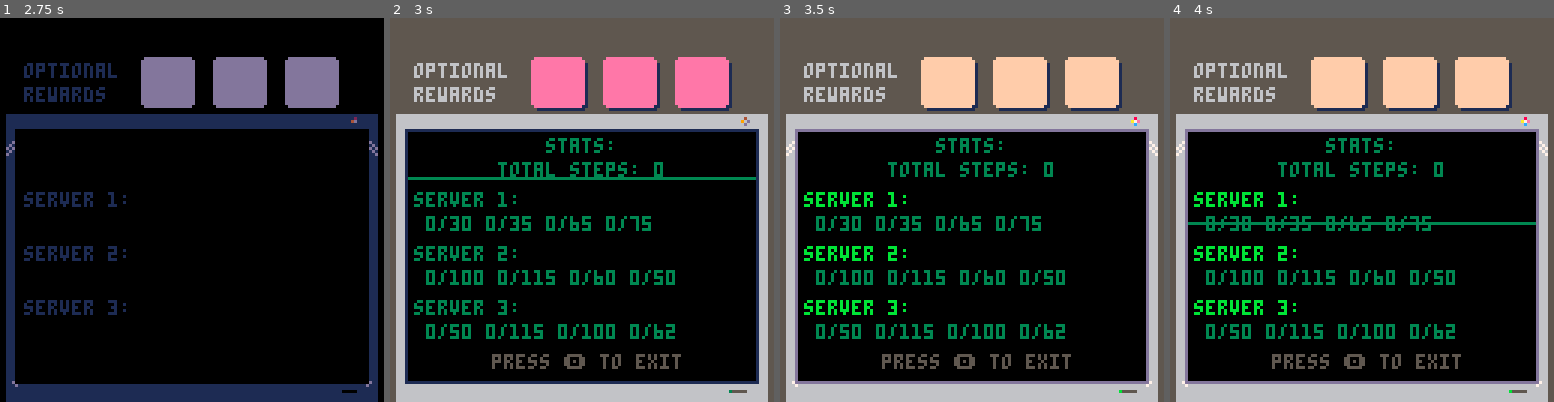
Above: before the commit, frames 1-4 (left to right).
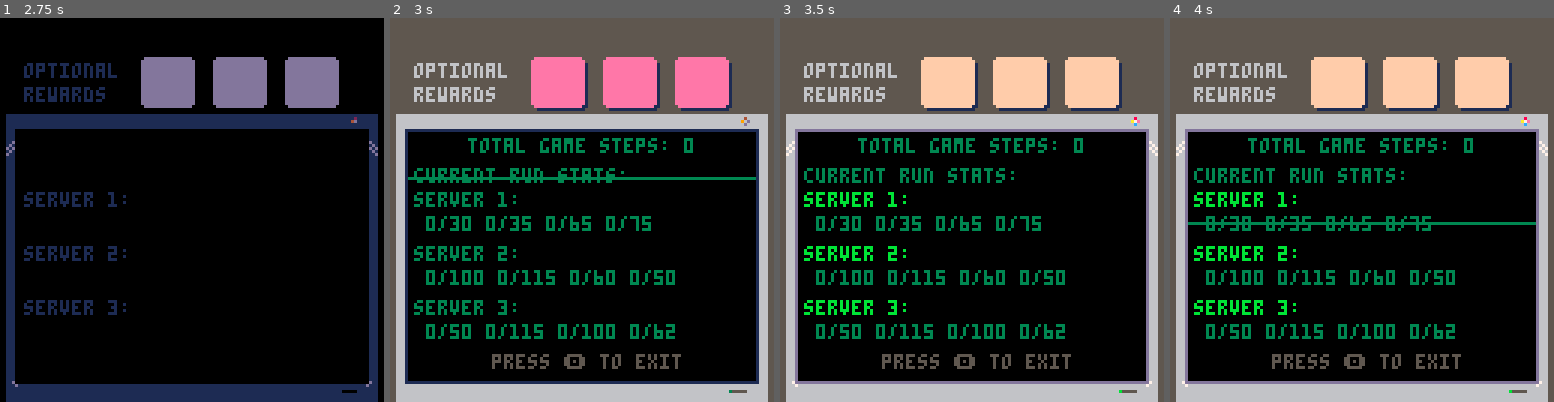
Above: after the commit, the same moments.

Repository: jacobneal65/sokovirus-pico8
Game: PICO-8 cartridge sokovirus1.2.p8
Same seed, same stepped clock (60 frames per second), same inputs: the game is played once before the commit and once after it.
Inputs:
- Up to frame 1 (2.75 s): tap O (Z key) at 0.33, 1.07, 2.22 s; tap Down at 0.7 s; tap X (X key) at 1.43, 2.07 s; hold Up 1.97-2.63 s; hold Right from 2.68 s (still down)
- Up to frame 2 (3 s): keep holding Right; tap X (X key) at 2.82 s
- Up to frame 3 (3.5 s): release Right at 3.02 s; hold Down from 3.07 s (still down)
- Up to frame 4 (4 s): tap X (X key) at 3.57 s; tap O (Z key) at 3.72 s; release Down at 3.73 s; hold Left from 3.78 s (still down)

Frame 1 is identical in both runs. In frame 2, 2.0% of the frame differs, in the area x 6-79%, y 31-43%; in frame 3, 2.1%; in frame 4, 2.1%.

Commit message:
updated to 1.2

Diff:
--- a/sokovirus.p8
+++ b/sokovirus1.2.p8
@@ -29,7 +29,7 @@
 	--load worlds and acheivements
 	for i = 1,3 do
 		completedworlds[i]=dget(i-1)--0,1,2
-		acheivement[i]=dget(i+3-1)--3,4,5
+		acheivement[i]=dget(i+2)--3,4,5
 		menustars[i]=dget(i+30)--31-33
 	end
 
@@ -210,15 +210,7 @@
 
 		gameover = completedworlds[1]*completedworlds[2]*completedworlds[3]
 		if gameover == 1 then
-
-			--save menu stars
-			for i=1,3 do
-				dset(i+30,max(acheivement[i],menustars[i]))--31-33
-			end
-
-			_upd=upd_gameover
-			_drw=drw_gameover
-
+			init_gameover()
 			music(0,10)
 		else
 			init_hub()
@@ -227,6 +219,24 @@
 		fadeout(0.5)
 	end
 	wait_time-=1
+end
+
+
+function init_gameover()
+	--save menu stars
+	for i=1,3 do
+		dset(i+30,max(acheivement[i],menustars[i]))--31-33
+		menustars[i]=dget(i+30)--31-33
+	end
+
+	--reset
+	completedworlds={0,0,0}
+	acheivement={0,0,0}
+	steps={0,0,0,0,0,0,0,0,0,0,0,0}
+	continue=false
+	savecart()
+	_upd=upd_gameover
+	_drw=drw_gameover
 end
 
 function drw_gameover()
@@ -236,14 +246,14 @@
 	cls()
 	rectfill2(1*8-2,5*8-2,14*8+4,10*8+3,0)--pc background color
 	map()
-	drawacheivements()
+	drawacheivements(menustars)
 	rectfill2(2,126,16*8-4,2,6)--lower pc (prevent showing in shake)
 
 	add_ani(p_ani,p_ani+3,16,4,10,40,false)
 	print("thanks for playing!!!",22,40,11)
 	add_ani(p_ani,p_ani+3,16,4,110,40,true)
 
-	print("total steps: "..totalsteps,34,48,3)
+	print("total game steps: "..totalsteps,34,48,3)
 
 	--(_sa,_ea,_delay,_spd,_x,_y,_flp)
 	add_grid(37,43,4,4,4*8,7*8,2,2)
@@ -1390,7 +1401,7 @@
 	end
 
 	--draw acheivement
-	drawacheivements()
+	drawacheivements(acheivement)
 
 	rectfill2(1*8-2,5*8-2,14*8+4,10*8+3,0)--pc background color
 	map()
@@ -1435,16 +1446,16 @@
 	draw_scanline()
 end
 
-function drawacheivements()
+function drawacheivements(_acheiv)
 --draw acheivement
 	print("optional",1*8,15,6)
 	print("rewards",1*8,23,6)
 	for i=1,3 do
 		rrectfill2(((i-1)*3+6)*8,14,2*8+2,17,1)--holder background
 		rrectfill2(((i-1)*3+6)*8-1,13,2*8+2,17,15)--holder
-		if acheivement[i]==1 then
+		if _acheiv[i]==1 then
 			sdrawgrid(70+i*2,((i-1)*3+6)*8,13,2,2)
-		elseif acheivement[i]==-1 then
+		elseif _acheiv[i]==-1 then
 			rrectfill2(((i-1)*3+6)*8-1,13,2*8+2,17,6)
 		end
 	end
@@ -1469,12 +1480,13 @@
 	cls(5)
 	rectfill2(1*8-2,5*8-2,14*8+4,10*8+3,0)--pc background color
 	map()
-	drawacheivements()
+	drawacheivements(acheivement)
 	rectfill2(2,126,16*8-4,2,6)--lower pc (prevent showing in shake)
 
-	print("stats:",hcenter("stats:"),40,3)
-	local _ts="total steps: "..totalsteps
-	print(_ts,hcenter(_ts),48,3)
+	local _ts="total game steps: "..totalsteps
+	print(_ts,hcenter(_ts),40,3)
+	print("current run stats:",8,50,3)
+
 
 	local lvl = 1
 	local completed = "★ optimal!"
